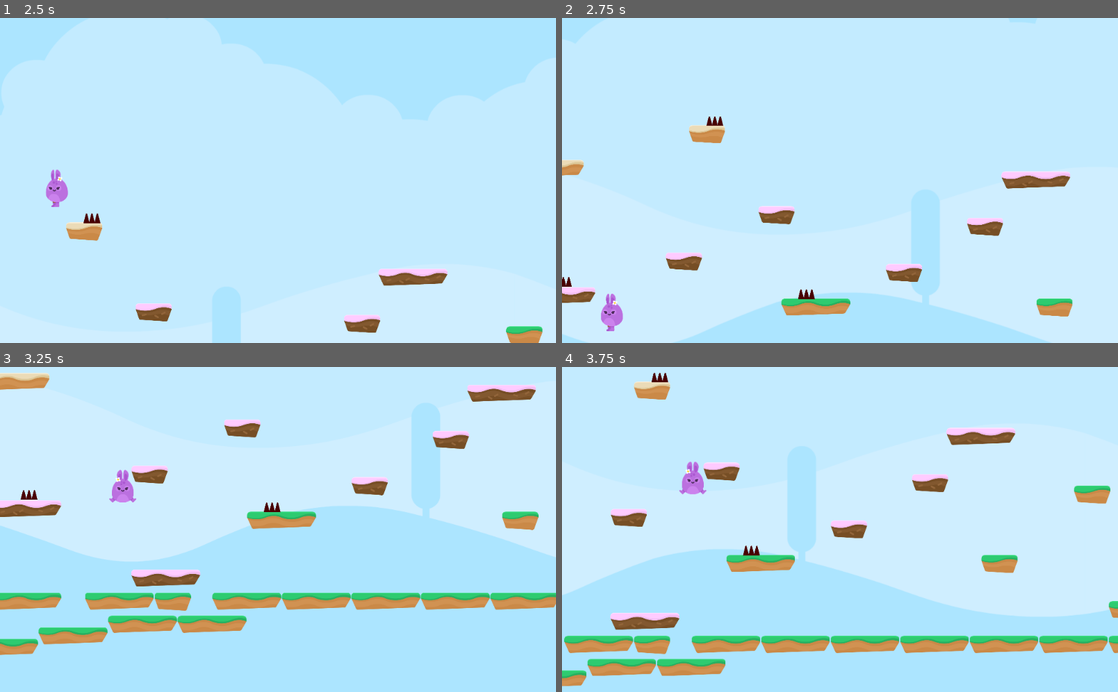
Above: before the commit, frames 1-4 (two rows, left to right).
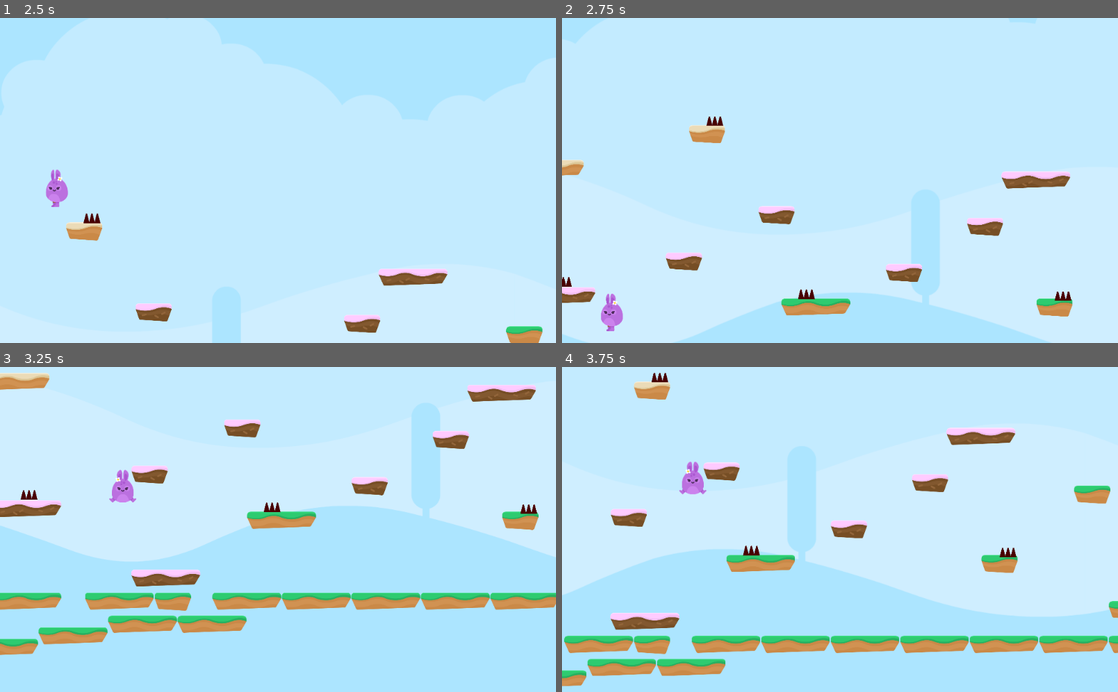
Above: after the commit, the same moments.

Repository: Pahutich/hoppy-days
Game: Godot game, scene res://Levels/Level1.tscn
Same seed, same stepped clock (60 frames per second), same inputs: the game is played once before the commit and once after it.
Inputs:
- Up to frame 1 (2.5 s): hold Space (jump) 0.53-1.28 s; hold D (right) 0.53-2.03 s; tap Space (jump) at 1.35, 1.52, 1.82 s; hold A (left) from 2.03 s (still down); hold Space (jump) from 2.03 s (still down)
- Up to frame 2 (2.75 s): keep holding A (left); keep holding Space (jump)
- Up to frame 3 (3.25 s): release A (left) at 2.78 s; release Space (jump) at 2.78 s; hold D (right) from 2.78 s (still down); tap Space (jump) at 2.85, 3.02 s
- Up to frame 4 (3.75 s): keep holding D (right); tap Space (jump) at 3.32 s; hold Space (jump) from 3.53 s (still down)

Frame 1 is identical in both runs. In frame 2, less than 0.1% of the frame differs, in the area x 88-92%, y 84-87%; in frame 3, less than 0.1%, in the area x 93-97%, y 42-46%; in frame 4, less than 0.1%.

Commit message:
25. AudiostreamPlayer - Bring the Noise

Diff:
--- a/Levels/Level1.tscn
+++ b/Levels/Level1.tscn
@@ -1,8 +1,9 @@
-[gd_scene load_steps=4 format=2]
+[gd_scene load_steps=5 format=2]
 
 [ext_resource path="res://Player/Player.tscn" type="PackedScene" id=1]
 [ext_resource path="res://Levels/Tileset.tres" type="TileSet" id=2]
 [ext_resource path="res://Hazards/SpikeTop.tscn" type="PackedScene" id=3]
+[ext_resource path="res://SFX/Chiptune_Adventures_1.ogg" type="AudioStream" id=4]
 
 [node name="Level1" type="Node2D"]
 
@@ -36,3 +37,11 @@
 
 [node name="SpikeTop4" parent="Hazards" instance=ExtResource( 3 )]
 position = Vector2( 2196, 288 )
+
+[node name="SpikeTop5" parent="Hazards" instance=ExtResource( 3 )]
+position = Vector2( 4120, 1257 )
+
+[node name="BGM" type="AudioStreamPlayer" parent="."]
+stream = ExtResource( 4 )
+volume_db = -10.0
+autoplay = true
--- a/Player/Player.gd
+++ b/Player/Player.gd
@@ -32,6 +32,7 @@
 func jump():
 	if Input.is_action_pressed("jump") && is_on_floor():
 		motion.y -= JUMP_SPEED
+		$JumpSFX.play()
 
 func move():
 	if Input.is_action_pressed("left") and not Input.is_action_pressed("right"):
@@ -52,5 +53,6 @@
 	yield(get_tree(), "idle_frame") #wait a frame
 	motion.y -= JUMP_SPEED
 	lives -= 1
+	$PainSFX.play()
 	if lives < 0:
 		end_game()
--- a/Player/Player.tscn
+++ b/Player/Player.tscn
@@ -7,6 +7,8 @@
 [ext_resource path="res://GFX/Background/bg_layer2.png" type="Texture" id=5]
 [ext_resource path="res://GFX/Background/bg_layer3.png" type="Texture" id=6]
 [ext_resource path="res://GFX/Background/bg_layer4.png" type="Texture" id=7]
+[ext_resource path="res://SFX/jump1.ogg" type="AudioStream" id=8]
+[ext_resource path="res://SFX/pain.ogg" type="AudioStream" id=9]
 
 [sub_resource type="CapsuleShape2D" id=1]
 radius = 59.0
@@ -72,4 +74,12 @@
 margin_bottom = 40.0
 texture = ExtResource( 7 )
 
+[node name="JumpSFX" type="AudioStreamPlayer" parent="."]
+stream = ExtResource( 8 )
+volume_db = -5.0
+
+[node name="PainSFX" type="AudioStreamPlayer" parent="."]
+stream = ExtResource( 9 )
+volume_db = -5.0
+
 [connection signal="animate" from="." to="PlayerAnimation" method="_on_Player_animate"]
Not shown: 1 places in Player/Player.tscn that only renumber resources
Not shown, changed: SFX/jump1.ogg.import
Not shown, changed: SFX/pain.ogg.import
